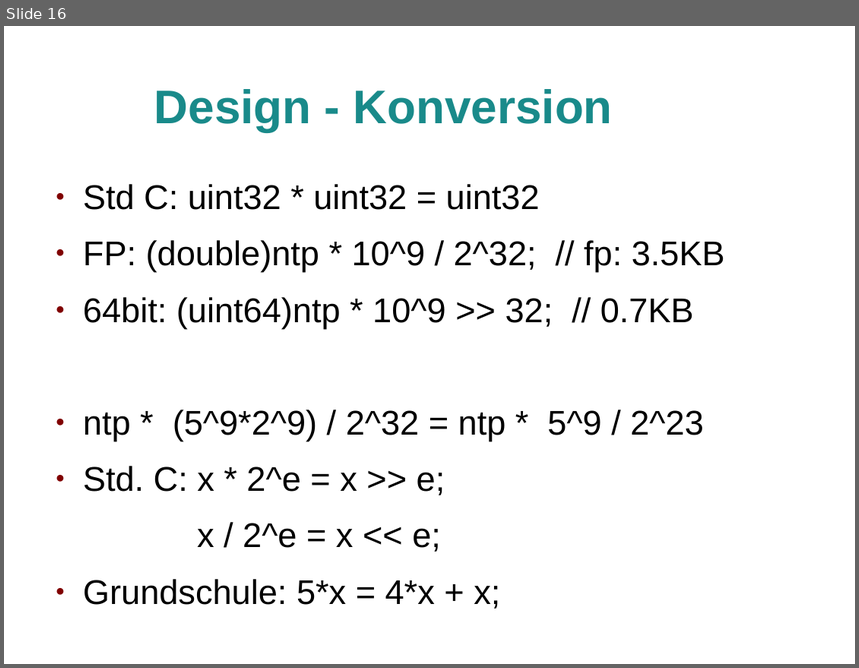
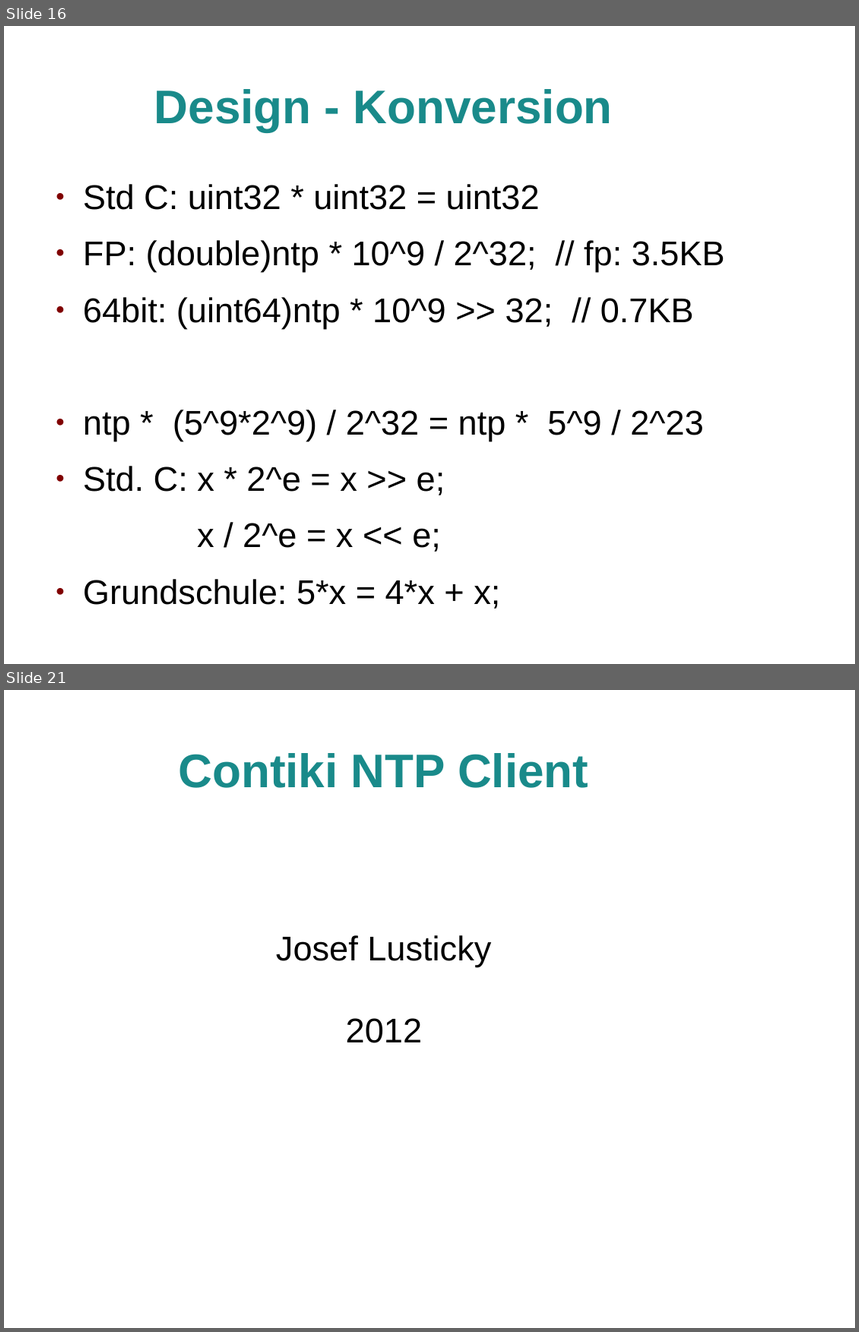
Before and after one commit to jlusticky/Bachelor-thesis, a slide deck: kolloquium/kolloquium.odp. Shown one above the other, each under a label of ours: slide 16 before the commit, slides 16 and 21 after it; the slides between them are not shown. The pictures are 859x668 and 859x1332 pixels, drawn with LibreOffice and Linux fonts; fonts in the diff are those of the drawing; background and template pictures are left out. Boxes give left, top, right and bottom in pixels: in the first picture for what was removed or moved away, otherwise in the second. Text is boxed around its words. In the diff, an @@ line names an element or a change of style, - is before the commit and + after.

```diff
--- a/kolloquium/kolloquium.odp
+++ b/kolloquium/kolloquium.odp
@@ slide 21 added at [4, 690, 855, 1328], background picture (left out) @@
@@ title added at [179, 753, 588, 788], 44 pt, text #198A8A, bold @@
+Contiki NTP Client
@@ subtitle added at [276, 935, 491, 1043], 32 pt, text #000000 @@
+Josef Lusticky
+2012
```
Also in this commit, not shown: 2 slides changed, 3 other slides added, 4 other files.
